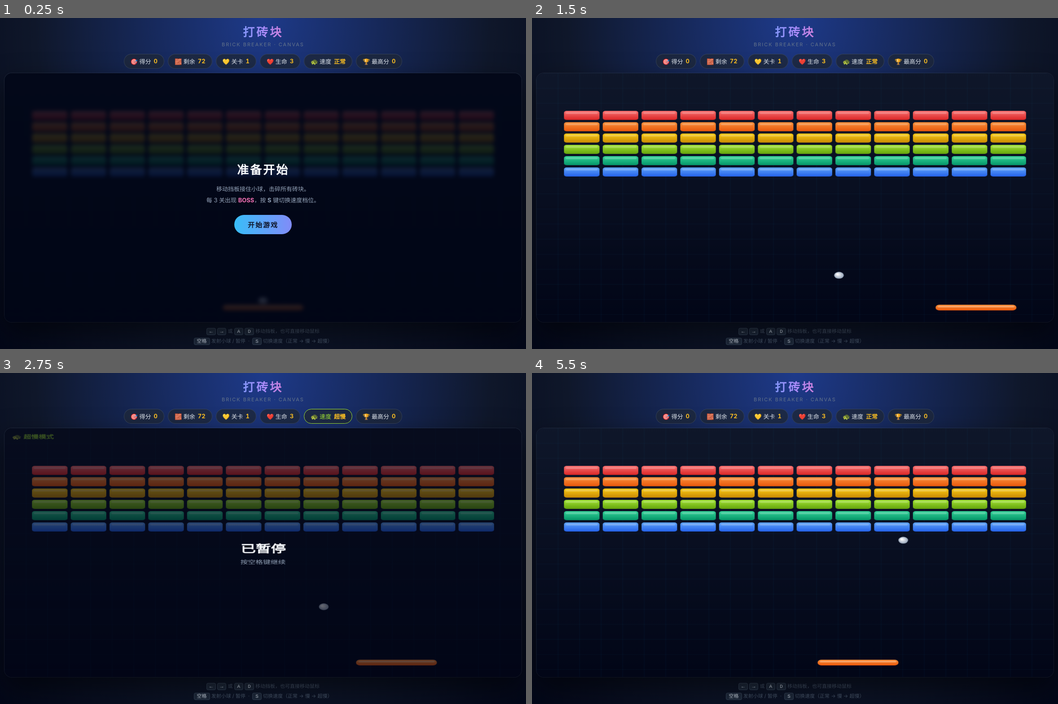
Above: before the commit, frames 1-4 (two rows, left to right).
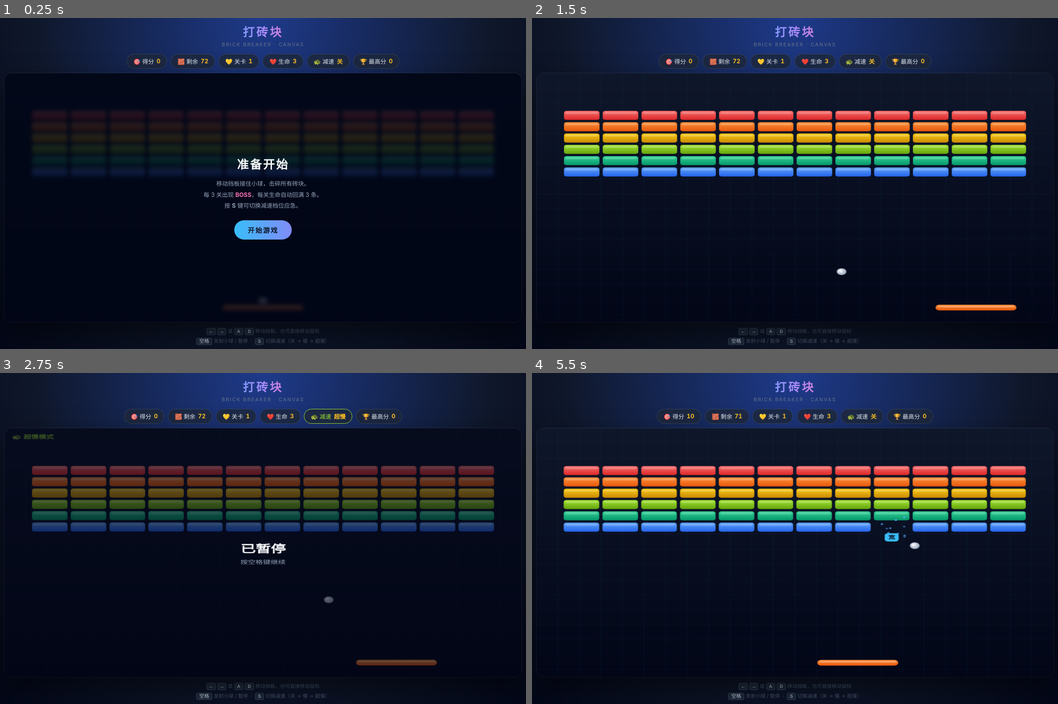
Above: after the commit, the same moments.

Repository: Yuu-uul/brick-game
Game: browser game, page index.html
Same seed, same stepped clock (60 frames per second), same inputs: the game is played once before the commit and once after it.
Inputs:
- Up to frame 1 (0.25 s): no input
- Up to frame 2 (1.5 s): click "开始游戏" at 0.27 s; hold D from 1.03 s (still down); tap Space at 1.1 s
- Up to frame 3 (2.75 s): release D at 1.53 s; hold S 1.58-1.85 s; tap Space at 1.6, 2.1, 2.6 s; hold A 1.9-2.47 s; hold D from 2.52 s (still down)
- Up to frame 4 (5.5 s): tap Space every 0.5 s from 3.1 to 5.1 s; release D at 3.18 s; hold A 3.23-3.67 s; hold S 3.72-4.05 s; hold D 4.1-4.6 s; hold S 4.65-4.92 s; hold A from 4.97 s (still down)

The runs differ from the first frame. In frame 1, 2.2% of the frame differs, in the area x 23-77%, y 10-99%; in frame 2, 0.8%; in frame 3, 0.3%; in frame 4, 3.4%, in the area x 5-94%, y 10-99%.

Commit message:
Update print statement from 'Hello' to 'Goodbye'

Diff:
--- a/index.html
+++ b/index.html
@@ -124,7 +124,7 @@
   <div class="pill">🧱 剩余 <b id="left">0</b></div>
   <div class="pill">💛 关卡 <b id="level">1</b></div>
   <div class="pill">❤️ 生命 <b id="lives">3</b></div>
-  <div class="pill" id="slowPill">🐢 速度 <b id="slowState">正常</b></div>
+  <div class="pill" id="slowPill">🐢 减速 <b id="slowState">关</b></div>
   <div class="pill" id="bestPill">🏆 最高分 <b id="best">0</b></div>
 </div>
 
@@ -133,14 +133,14 @@
 
   <div class="overlay" id="overlay">
     <h2 id="ovTitle">准备开始</h2>
-    <p id="ovText">移动挡板接住小球，击碎所有砖块。<br>每 3 关出现 <b style="color:#f472b6">BOSS</b>，按 <b>S</b> 键切换速度档位。</p>
+    <p id="ovText">移动挡板接住小球，击碎所有砖块。<br>每 3 关出现 <b style="color:#f472b6">BOSS</b>，每关生命自动回满 3 条。<br>按 <b>S</b> 键可切换减速档位应急。</p>
     <button class="btn" id="ovBtn">开始游戏</button>
   </div>
 </div>
 
 <footer>
   <kbd>←</kbd> <kbd>→</kbd> 或 <kbd>A</kbd> <kbd>D</kbd> 移动挡板，也可直接移动鼠标<br>
-  <kbd>空格</kbd> 发射小球 / 暂停 &nbsp;·&nbsp; <kbd>S</kbd> 切换速度（正常 → 慢 → 超慢）
+  <kbd>空格</kbd> 发射小球 / 暂停 &nbsp;·&nbsp; <kbd>S</kbd> 切换减速（关 → 慢 → 超慢）
 </footer>
 
 <script>
@@ -164,9 +164,9 @@
     ballR: 9,
     paddleW: 150,
     paddleH: 15,
-    baseSpeed: 2.8,
-    maxSpeed: 5.5,
-    speedUp: 0.05,
+    baseSpeed: 3.2,
+    maxSpeed: 6.5,
+    speedUp: 0.06,
     paddleSpeed: 12,
     lives: 3
   };
@@ -178,7 +178,7 @@
     hpPerLevel: 30,
     moveSpeed: 2.2,
     fireInterval: 95,
-    bulletSpeed: 3.2,
+    bulletSpeed: 3.6,
     phases: [
       { at: 0.66, speed: 1.0, fire: 1.0 },
       { at: 0.33, speed: 1.5, fire: 0.7 },
@@ -206,9 +206,9 @@
   let shake = 0, bossShake = 0;
   let bossDefeated = false;
 
-  // 速度档位
+  // 减速档位
   const SPEED_LEVELS = [1, 0.75, 0.55];
-  const SPEED_NAMES = ['正常', '慢', '超慢'];
+  const SPEED_NAMES = ['关', '慢', '超慢'];
   let speedIdx = 0;
 
   best = +(localStorage.getItem('bb_best') || 0);
@@ -252,7 +252,7 @@
   }
 
   function spawnBall() {
-    const speed = Math.min(CFG.baseSpeed + (level - 1) * 0.2, CFG.maxSpeed);
+    const speed = Math.min(CFG.baseSpeed + (level - 1) * 0.25, CFG.maxSpeed);
     balls = [{
       x: paddle.x + paddle.w / 2,
       y: paddle.y - CFG.ballR - 2,
@@ -418,7 +418,7 @@
       if (ball.x > W - ball.r) { ball.x = W - ball.r; ball.vx *= -1; }
       if (ball.y < ball.r) { ball.y = ball.r; ball.vy *= -1; }
 
-      // 挡板
+      // 挡板反弹
       if (ball.vy > 0 &&
           ball.y + ball.r > paddle.y &&
           ball.y - ball.r < paddle.y + paddle.h &&
@@ -462,7 +462,7 @@
         sync();
       }
 
-      // 砖块
+      // 砖块碰撞
       for (const b of bricks) {
         if (!b.alive) continue;
         if (ball.x + ball.r > b.x && ball.x - ball.r < b.x + b.w &&
@@ -534,6 +534,7 @@
   function nextLevel() {
     level++;
     score += 100;
+    lives = CFG.lives;          // 每关生命回满
     if (level % 3 === 0) {
       spawnBoss();
     } else {
@@ -678,7 +679,6 @@
       roundRect(boss.x, boss.y, boss.w, boss.h, 12);
       ctx.fill();
 
-      // 高光
       ctx.fillStyle = 'rgba(255,255,255,0.2)';
       roundRect(boss.x + 6, boss.y + 5, boss.w - 12, 8, 4);
       ctx.fill();
